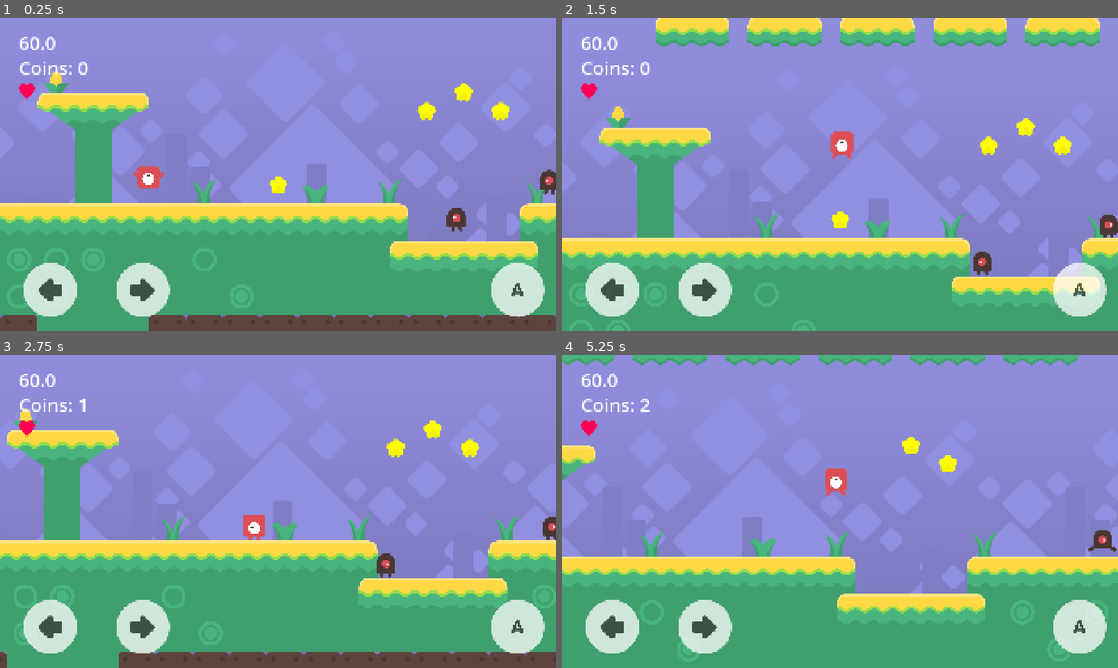
Above: before the commit, frames 1-4 (two rows, left to right).
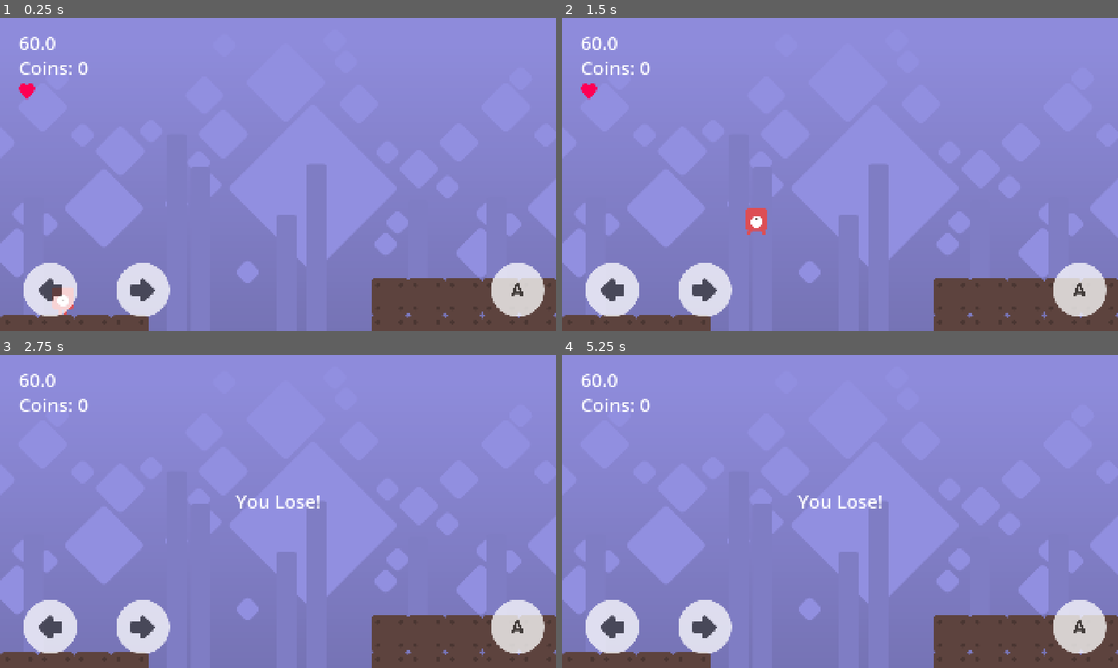
Above: after the commit, the same moments.

Repository: Mirror83/moddable-platformer
Game: Godot game, scene res://level2.tscn
Two runs of this game, one before a commit and one after it. Both use one fixed random seed, a clock stepped at 60 frames per second and the inputs below. Before the commit the project starts from res://main.tscn.
Inputs (mouse positions are in pixels of both pictures, inside the frame that each line leads up to):
- Up to frame 1 (0.25 s): no input
- Up to frame 2 (1.5 s): tap Enter at 0.5 s; move the mouse to (962, 158) at 0.52 s; hold Right (player_1_right) from 0.53 s (still down); tap A (player_2_left) at 0.6 s; click (962, 158) at 0.67 s; tap Up (player_1_jump) at 0.77 s; move the mouse to (728, 190) at 1.27 s; tap D (player_2_right) at 1.35 s
- Up to frame 3 (2.75 s): tap Up (player_1_jump) at 1.52 s; move the mouse to (333, 442) at 2.02 s; release Right (player_1_right) at 2.03 s; hold Left (player_1_left) from 2.03 s (still down); tap A (player_2_left) at 2.1 s
- Up to frame 4 (5.25 s): move the mouse to (812, 574) at 2.77 s; release Left (player_1_left) at 2.78 s; hold Right (player_1_right) 2.78-4.28 s; tap D (player_2_right) at 2.85, 4.35 s; click (812, 574) at 2.92 s; tap Up (player_1_jump) at 3.02, 3.77, 4.52 s; move the mouse to (1006, 558) at 3.52 s; tap A (player_2_left) at 3.6, 5.1 s; move the mouse to (673, 464) at 4.27 s; hold Left (player_1_left) 4.28-5.03 s; move the mouse to (867, 511) at 5.02 s; hold Right (player_1_right) from 5.03 s (still down); click (867, 511) at 5.17 s

The runs differ from the first frame. In frame 1, 38% of the frame differs, in the area x 0-100%, y 17-100%; in frame 2, 39%; in frame 3, 41%, in the area x 0-100%, y 14-100%; in frame 4, 39%.

Commit message:
feat:change main scene to level 2

Diff:
--- a/project.godot
+++ b/project.godot
@@ -12,7 +12,7 @@
 
 config/name="Moddable Platformer"
 config/version="$Format:%(describe:tags)$"
-run/main_scene="res://main.tscn"
+run/main_scene="uid://ckkvcft604ipb"
 config/features=PackedStringArray("4.4", "GL Compatibility")
 config/icon="res://icon.svg"
 
